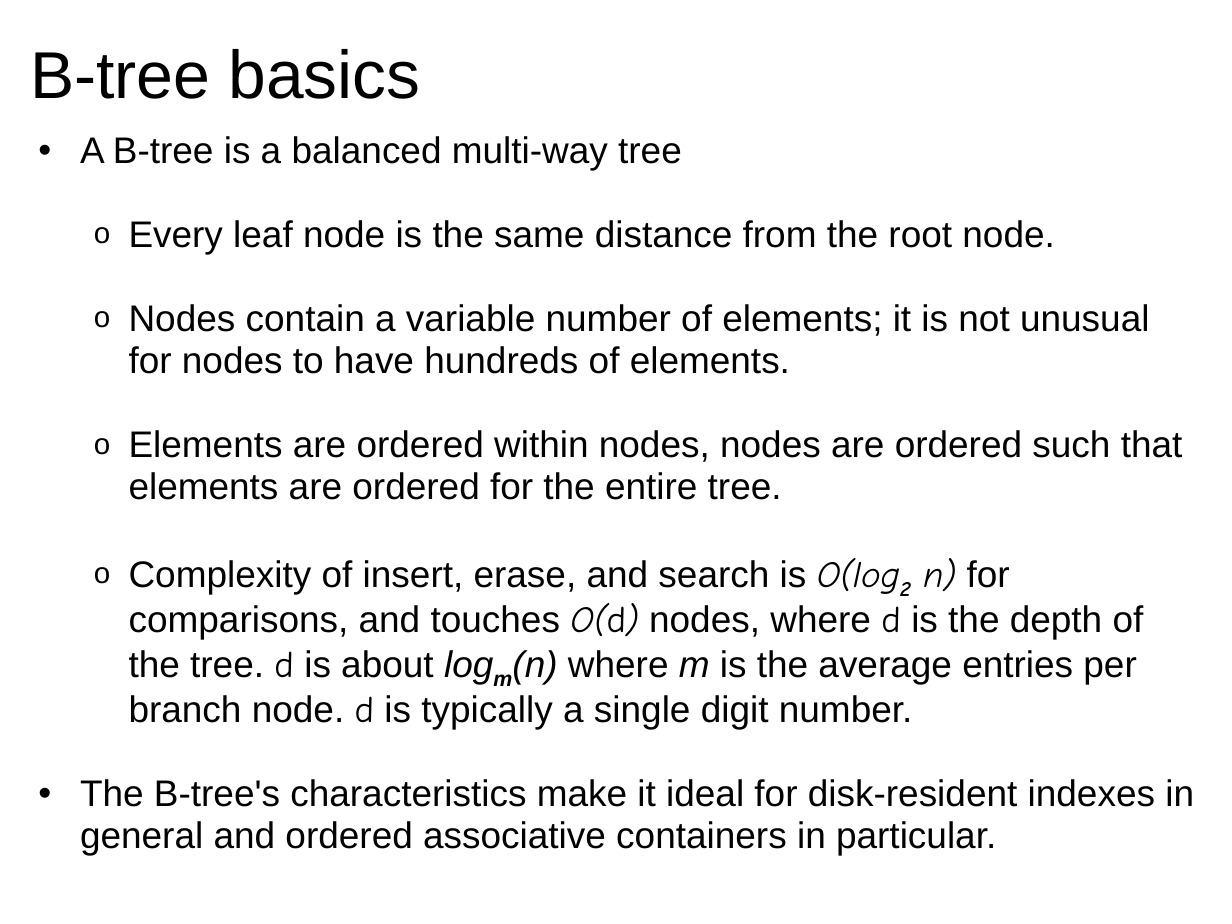
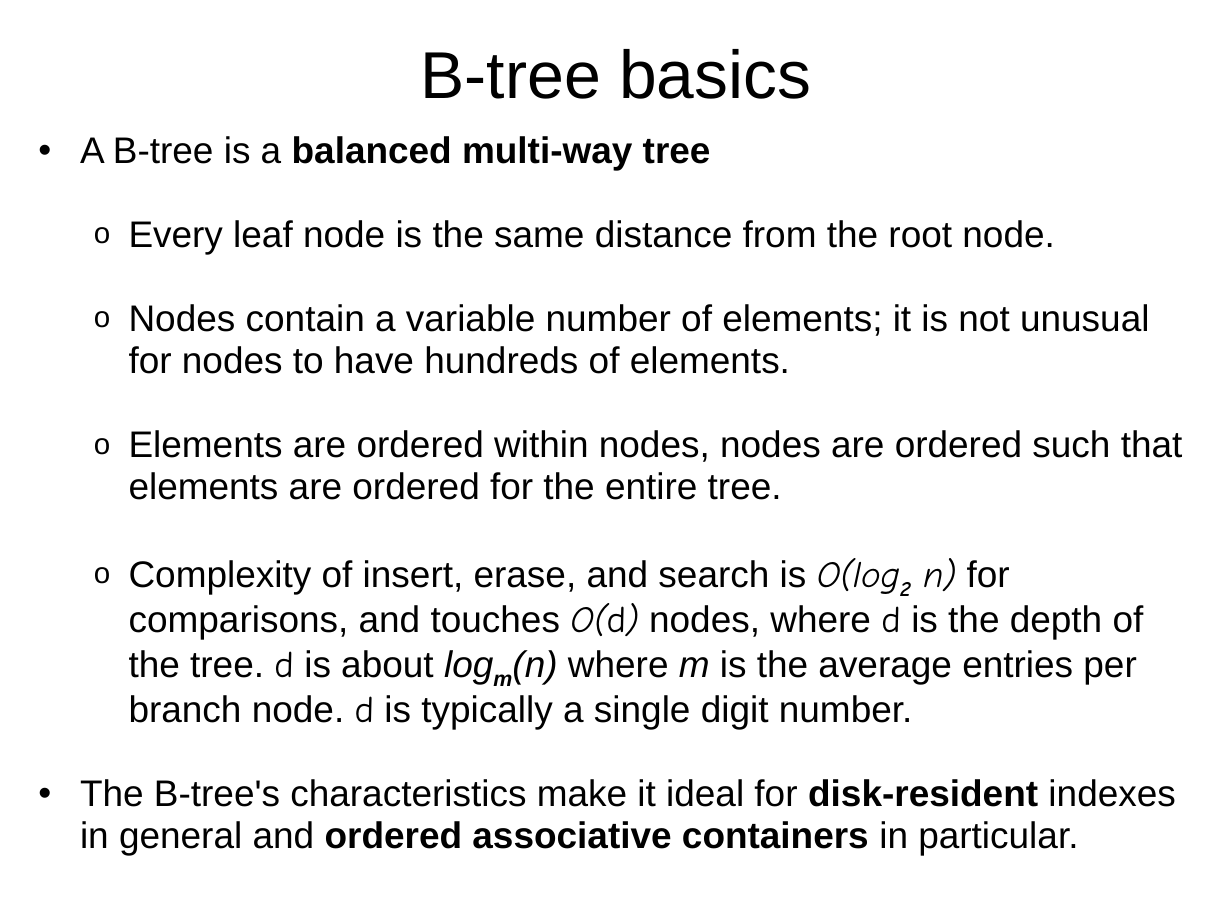
Before and after one commit to Beman/btree, a slide deck: slide 3 of libs/btree/doc/Proposed-B-tree-library.ppt (slide 2 before the commit). Drawn at 1232x924 pixels with LibreOffice and Linux fonts; fonts in the diff are those of the drawing; background and template pictures are left out. Boxes give left, top, right and bottom in pixels: in the first picture for what was removed or moved away, otherwise in the second. Text is boxed around its words. In the diff, an @@ line names an element or a change of style, - is before the commit and + after.

Commit message:
Mostly title centering and font sizes. Also add objectives slide

```diff
--- a/libs/btree/doc/Proposed-B-tree-library.ppt
+++ b/libs/btree/doc/Proposed-B-tree-library.ppt
@@ title "B-tree basics" at box(421, 49, 811, 99): alignment left to centre @@
@@ text at box(80, 136, 1175, 855): bold on in "balanced multi-way tree", "disk-resident ordered associative containers" @@
```
Also in this commit, not shown: 10 other slides changed, 1 slide added.
